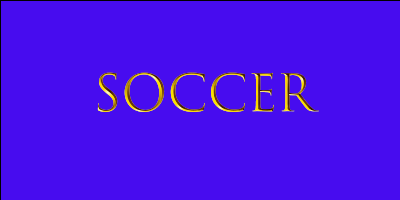
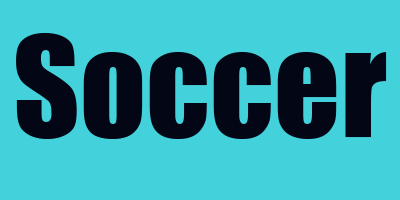
Revision of a layered w=400, h=200 image; what changed, layer by layer:
added layer "Soccer" above "Layer 1" over [16, 33, 387, 139]
renamed "Soccer" to "Layer 1", painted on it over [0, 0, 400, 200]
